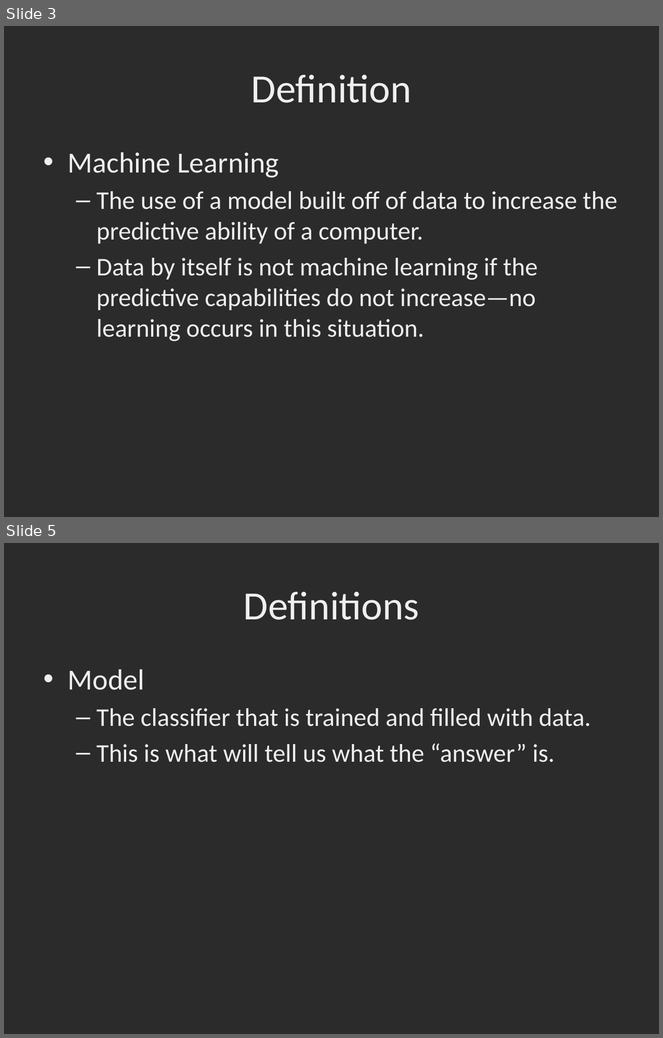
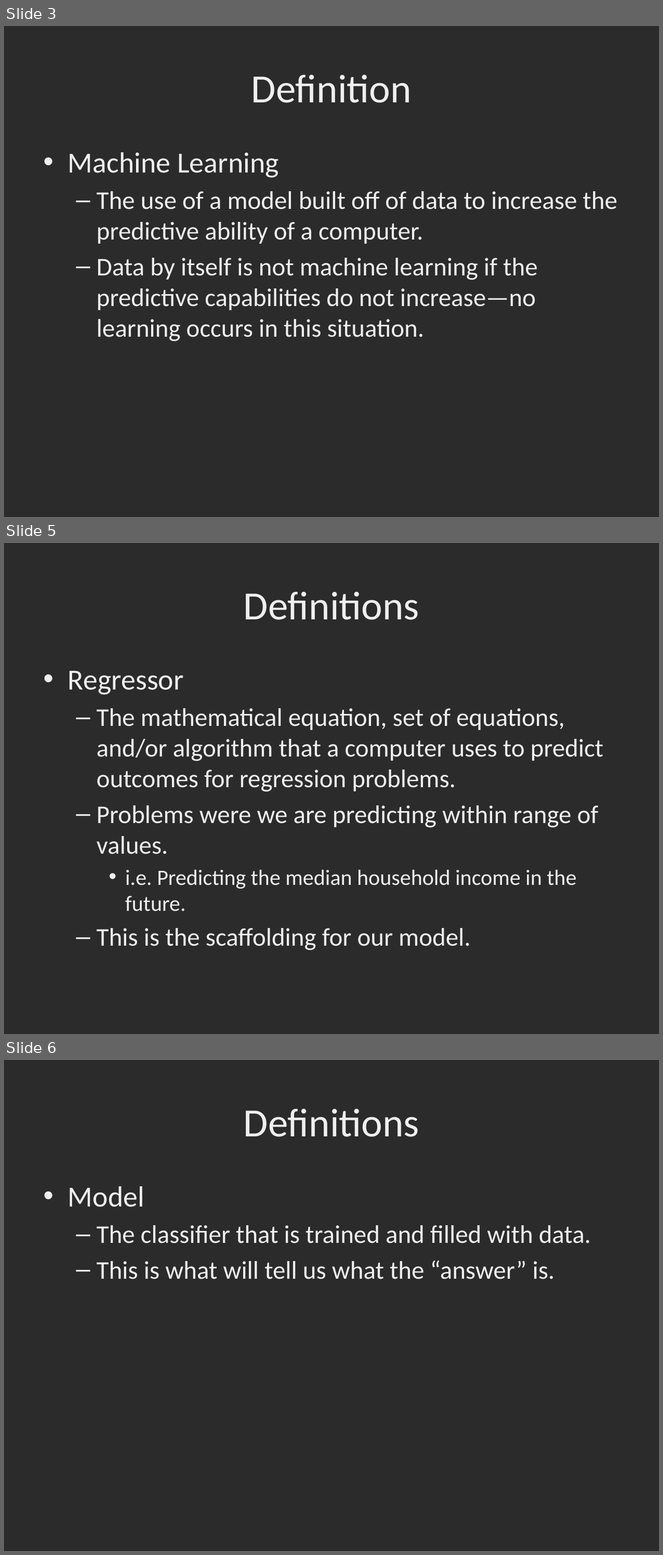
Before and after one commit to dbowmans46/PracticalProgramming, a slide deck: Session 7 - Python/Instructional Material/Session 7 - Python Brief Intro to Machine Learning with Scikit Learn.pptx. Shown one above the other, each under a label of ours: slides 3 and 5 before the commit, slides 3, 5 and 6 after it; the slides between them are not shown. The pictures are 663x1038 and 663x1555 pixels, drawn with LibreOffice and Linux fonts; fonts in the diff are those of the drawing; background and template pictures are left out; a plain dark background stands for a picture behind light text. Boxes give left, top, right and bottom in pixels: in the first picture for what was removed or moved away, otherwise in the second. Text is boxed around its words. In the diff, an @@ line names an element or a change of style, - is before the commit and + after.

Commit message:
Clarified classifier vs regressor.

```diff
--- a/Session 7 - Python/Instructional Material/Session 7 - Python Brief Intro to Machine Learning with Scikit Learn.pptx
+++ b/Session 7 - Python/Instructional Material/Session 7 - Python Brief Intro to Machine Learning with Scikit Learn.pptx
@@ slide 5 added at bbox=[4, 543, 659, 1034], background picture (left out) @@
@@ title added at bbox=[244, 592, 419, 620], 44 pt, text #EFEFEF @@
+Definitions
@@ text added at bbox=[68, 671, 604, 951], 28 pt, text #EFEFEF @@
+• Regressor
+  – The mathematical equation, set of equations, and/or algorithm that a computer uses to predict outcomes for regression problems.
+  – Problems were we are predicting within range of values.
+    • i.e. Predicting the median household income in the future.
+  – This is the scaffolding for our model.
@@ what was slide 5 is now slide 6 @@
```
Also in this commit, not shown: 2 slides changed.
